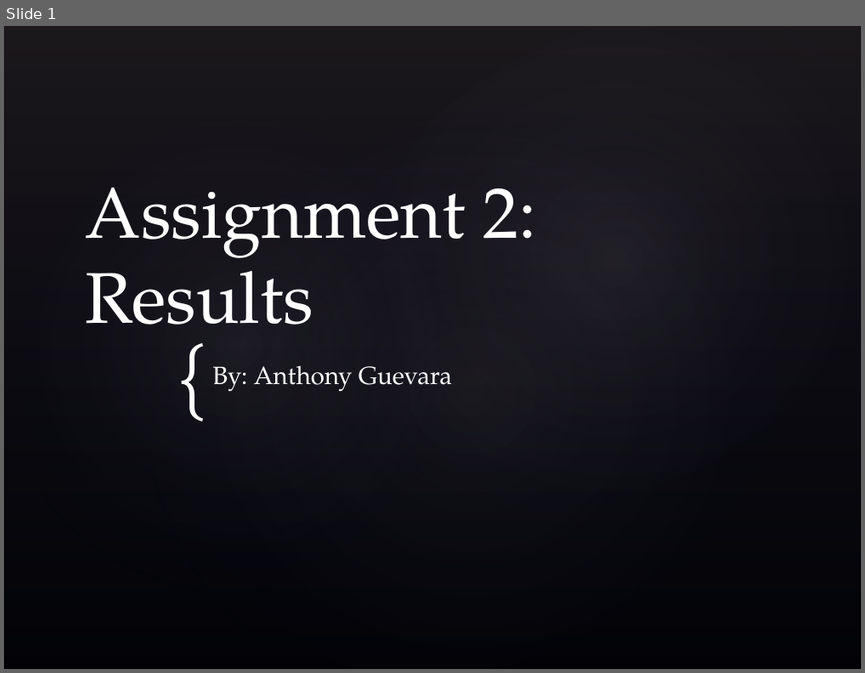
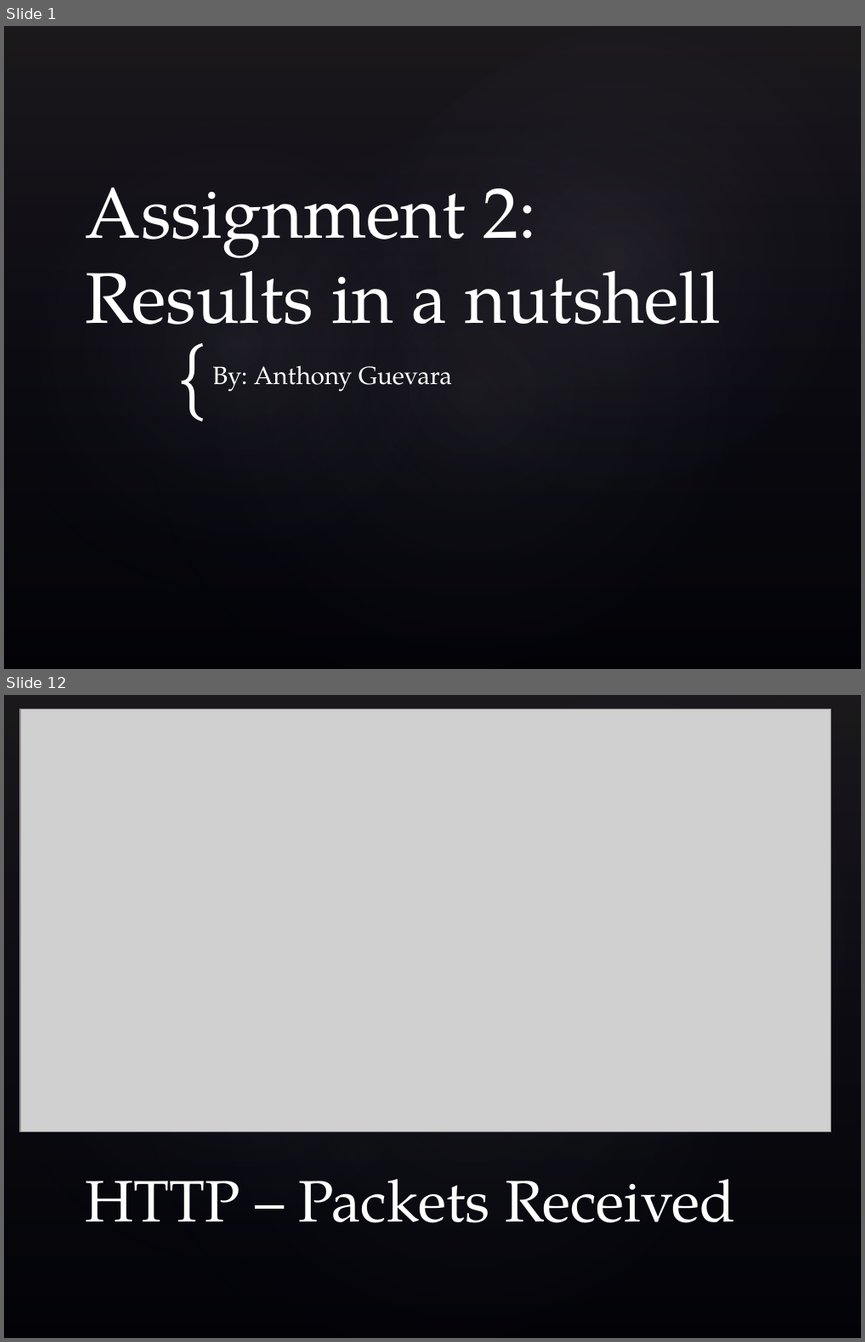
Before and after one commit to zuphu/GriffithUniversity_2014, a slide deck: Network Security/assignments/assignment2/presentation/Presentation.pptx. Shown one above the other, each under a label of ours: slide 1 before the commit, slides 1 and 12 after it; the slides between them are not shown. The pictures are 865x673 and 865x1342 pixels, drawn with LibreOffice and Linux fonts; fonts in the diff are those of the drawing; grey boxes stand for pictures; background and template pictures are left out. Boxes give left, top, right and bottom in pixels: in the first picture for what was removed or moved away, otherwise in the second. Text is boxed around its words. In the diff, an @@ line names an element or a change of style, - is before the commit and + after.

```diff
--- a/Network Security/assignments/assignment2/presentation/Presentation.pptx
+++ b/Network Security/assignments/assignment2/presentation/Presentation.pptx
@@ slide 12 added at [4,695,861,1338], background picture (left out); not listed: 4 template elements that a slide beside it also shows @@
@@ picture added at [20,709,831,1132] @@
@@ title added at [86,1179,735,1223], 49 pt, text #FFFFFF @@
+HTTP – Packets Received
@@ slide 1 changed as well @@
@@ title at [86,188,721,350]: text changed @@
-Assignment 2: Results
+Assignment 2: Results in a nutshell
```
Also in this commit, not shown: 15 other slides added, 1 slide removed.
